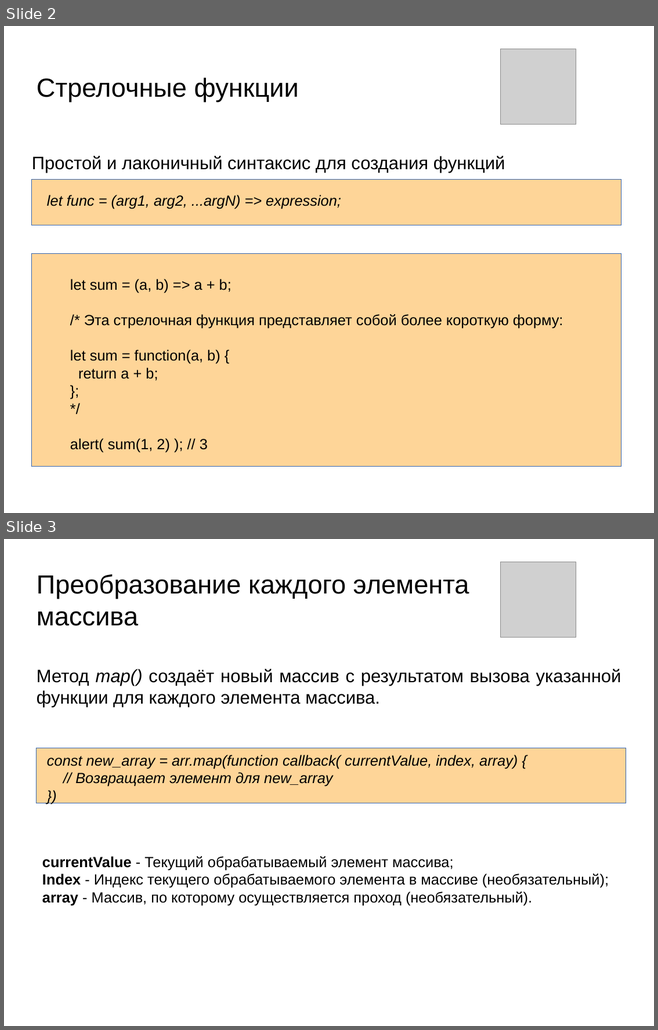
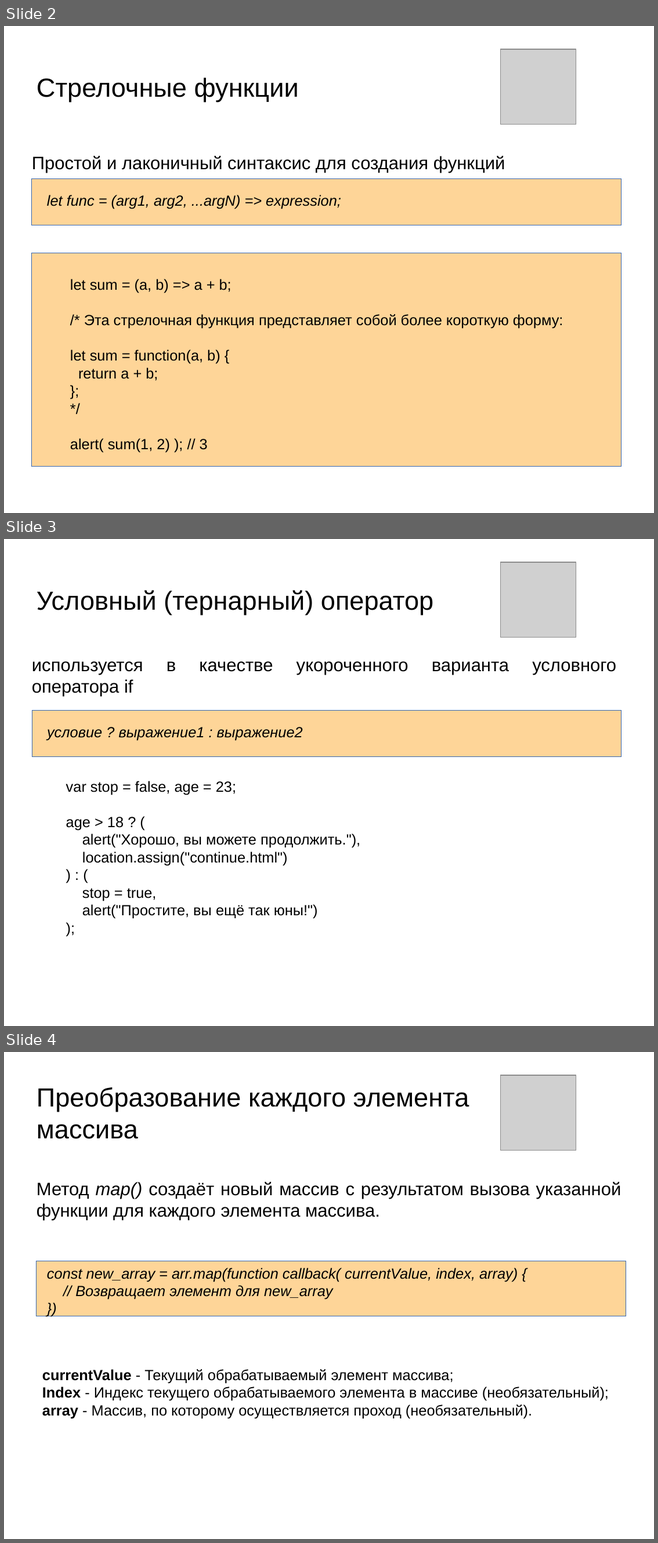
Before and after one commit to Ilyushenkov/praktika08, a slide deck: src/array_javascript.pptx. Shown one above the other, each under a label of ours: slides 2 and 3 before the commit, slides 2, 3 and 4 after it. The pictures are 658x1030 and 658x1543 pixels, drawn with LibreOffice and Linux fonts; fonts in the diff are those of the drawing; grey boxes stand for pictures; background and template pictures are left out. Boxes give left, top, right and bottom in pixels: in the first picture for what was removed or moved away, otherwise in the second. Text is boxed around its words. In the diff, an @@ line names an element or a change of style, - is before the commit and + after.

```diff
--- a/src/array_javascript.pptx
+++ b/src/array_javascript.pptx
@@ slide 3 added at bbox=[4, 539, 654, 1026], background picture (left out) @@
@@ picture added at bbox=[501, 562, 576, 637] @@
@@ text added at bbox=[36, 590, 433, 614], 32 pt, text #000000 @@
+Условный (тернарный) оператор
@@ text added at bbox=[32, 661, 616, 675], 22 pt, text #000000 @@
+используется в качестве укороченного варианта условного оператора if
@@ rectangle added at bbox=[32, 711, 621, 757], fill #FED598, outline #3465AF 0.75 pt @@
@@ text added at bbox=[47, 727, 303, 740], 18 pt, text #000000, italic @@
+условие ? выражение1 : выражение2
@@ text added at bbox=[66, 781, 360, 919], 18 pt, text #000000 @@
+var stop = false, age = 23;
+age > 18 ? (
+alert("Хорошо, вы можете продолжить."),
+location.assign("continue.html")
+) : (
+stop = true,
+alert("Простите, вы ещё так юны!")
+);
@@ what was slide 3 is now slide 4 @@
```
Also in this commit, not shown: 2 other files.
